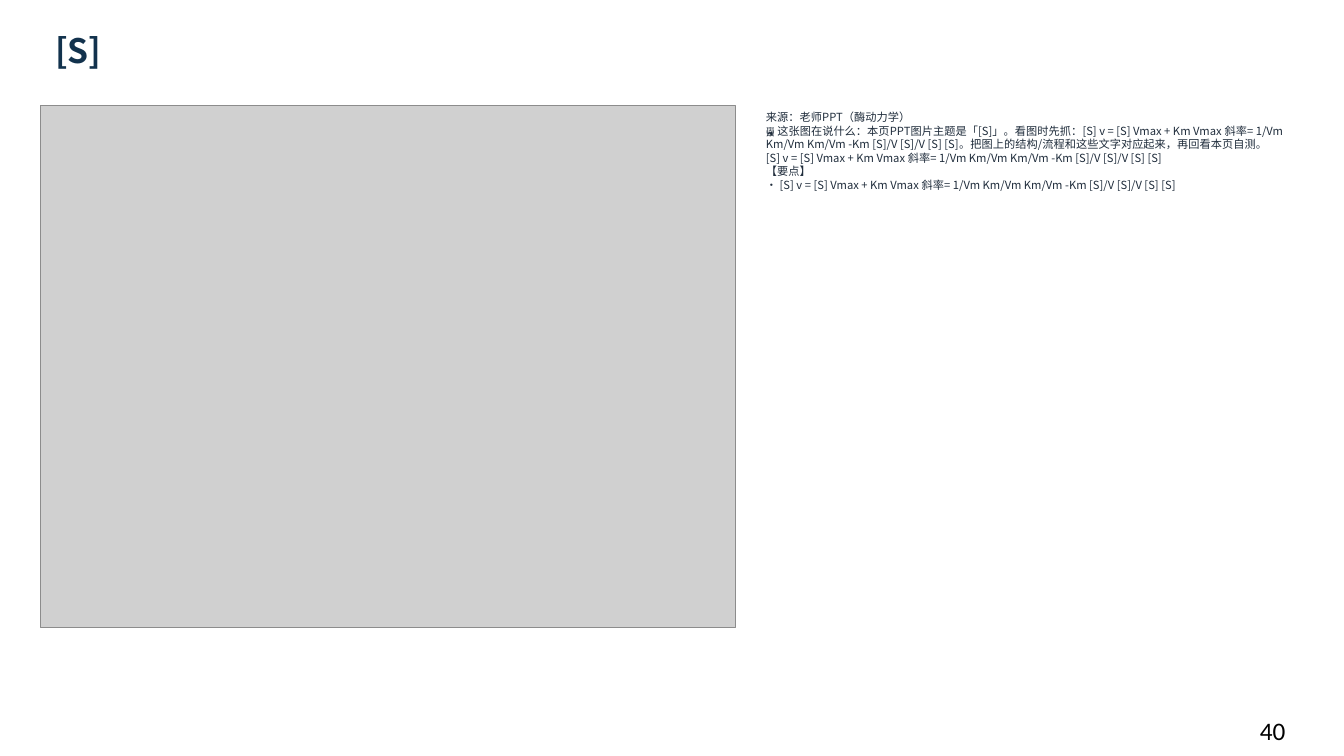
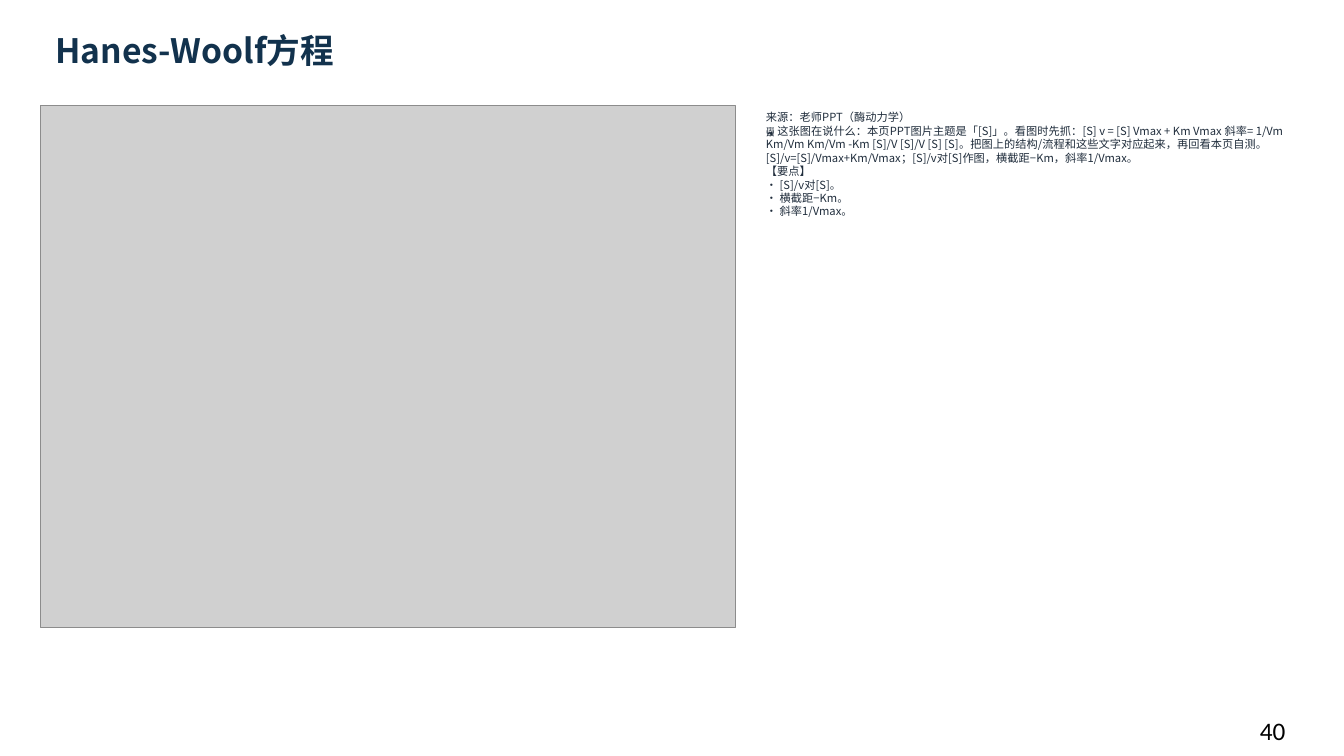
Before and after one commit to newkan-li/Biochemistry, a slide deck: slide 40 of downloads/bc07-ai-style.pptx. Drawn at 1344x756 pixels with LibreOffice and Linux fonts; fonts in the diff are those of the drawing; grey boxes stand for pictures. Boxes give left, top, right and bottom in pixels: in the first picture for what was removed or moved away, otherwise in the second. Text is boxed around its words. In the diff, an @@ line names an element or a change of style, - is before the commit and + after.

```diff
--- a/downloads/bc07-ai-style.pptx
+++ b/downloads/bc07-ai-style.pptx
@@ text at <box>55,34,334,66</box>: text changed @@
-[S]
+Hanes-Woolf方程
@@ text at <box>766,111,1283,217</box>: text changed @@
-来源：老师PPT（酶动力学）
-🖼 这张图在说什么：本页PPT图片主题是「[S]」。看图时先抓：[S] v = [S] Vmax + Km Vmax 斜率= 1/Vm Km/Vm Km/Vm -Km [S]/V [S]/V [S] [S]。把图上的结构/流程和这些文字对应起来，再回看本页自测。
-[S] v = [S] Vmax + Km Vmax 斜率= 1/Vm Km/Vm Km/Vm -Km [S]/V [S]/V [S] [S]
-【要点】
-• [S] v = [S] Vmax + Km Vmax 斜率= 1/Vm Km/Vm Km/Vm -Km [S]/V [S]/V [S] [S]
+来源：老师PPT（酶动力学）
+🖼 这张图在说什么：本页PPT图片主题是「[S]」。看图时先抓：[S] v = [S] Vmax + Km Vmax 斜率= 1/Vm Km/Vm Km/Vm -Km [S]/V [S]/V [S] [S]。把图上的结构/流程和这些文字对应起来，再回看本页自测。
+[S]/v=[S]/Vmax+Km/Vmax；[S]/v对[S]作图，横截距−Km，斜率1/Vmax。
+【要点】
+• [S]/v对[S]。
+• 横截距−Km。
+• 斜率1/Vmax。
```
Also in this commit, not shown: 44 other slides changed, 5 other files.
